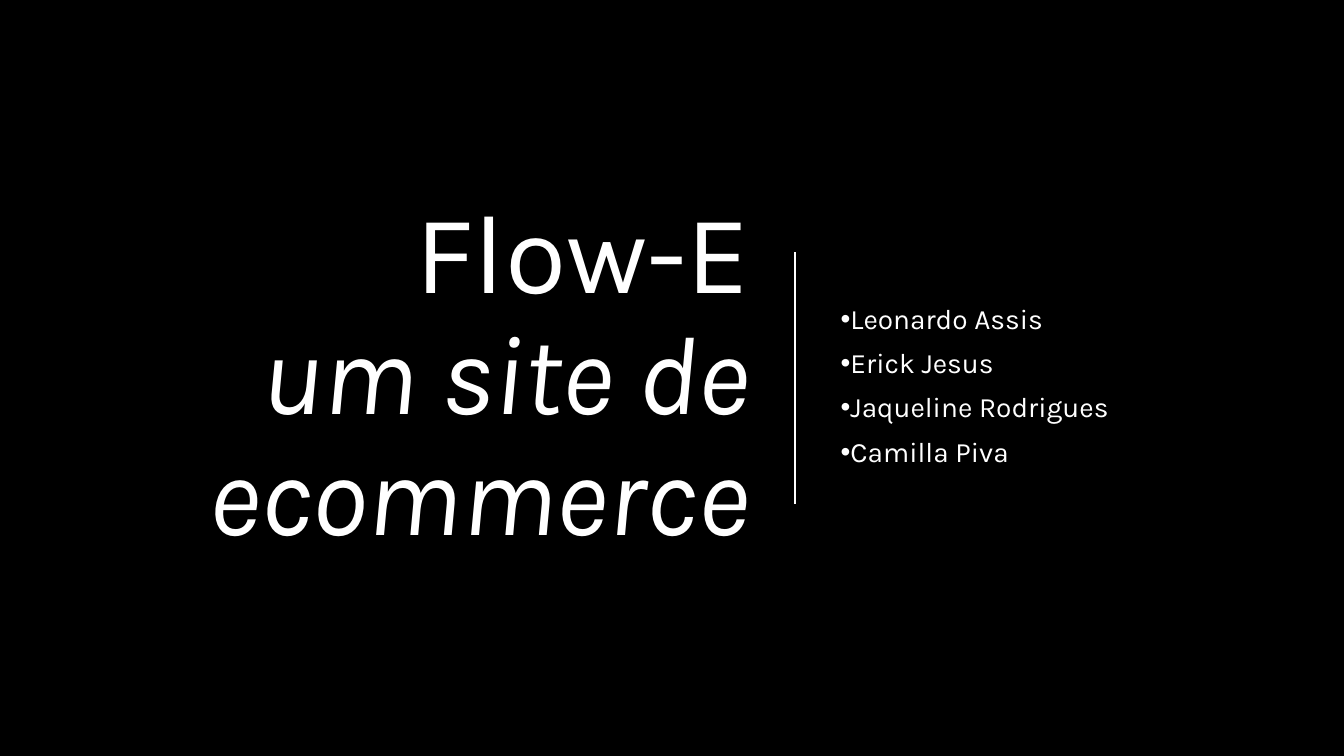
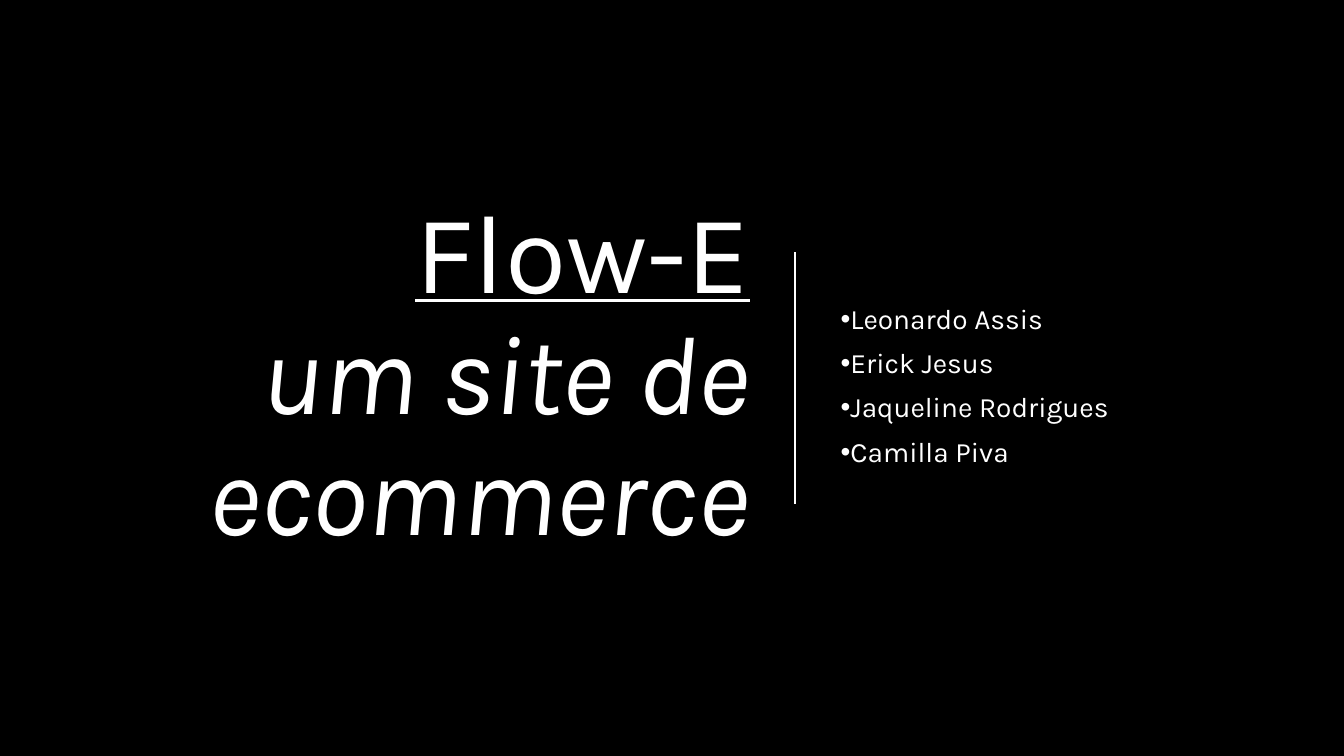
Before and after one commit to ericksilva232323/E-commerce, a slide deck: slide 1 of docs/Flow-E atualizado.pptx. Drawn at 1344x756 pixels with LibreOffice and Linux fonts; fonts in the diff are those of the drawing; background and template pictures are left out. Boxes give left, top, right and bottom in pixels: in the first picture for what was removed or moved away, otherwise in the second. Text is boxed around its words. In the diff, an @@ line names an element or a change of style, - is before the commit and + after.

```diff
--- a/docs/Flow-E atualizado.pptx
+++ b/docs/Flow-E atualizado.pptx
@@ title "Flow-E um site de ecommerce" at (208, 216, 750, 537): underline on in "Flow-E" @@
```
Also in this commit, not shown: 1 other slide changed.
